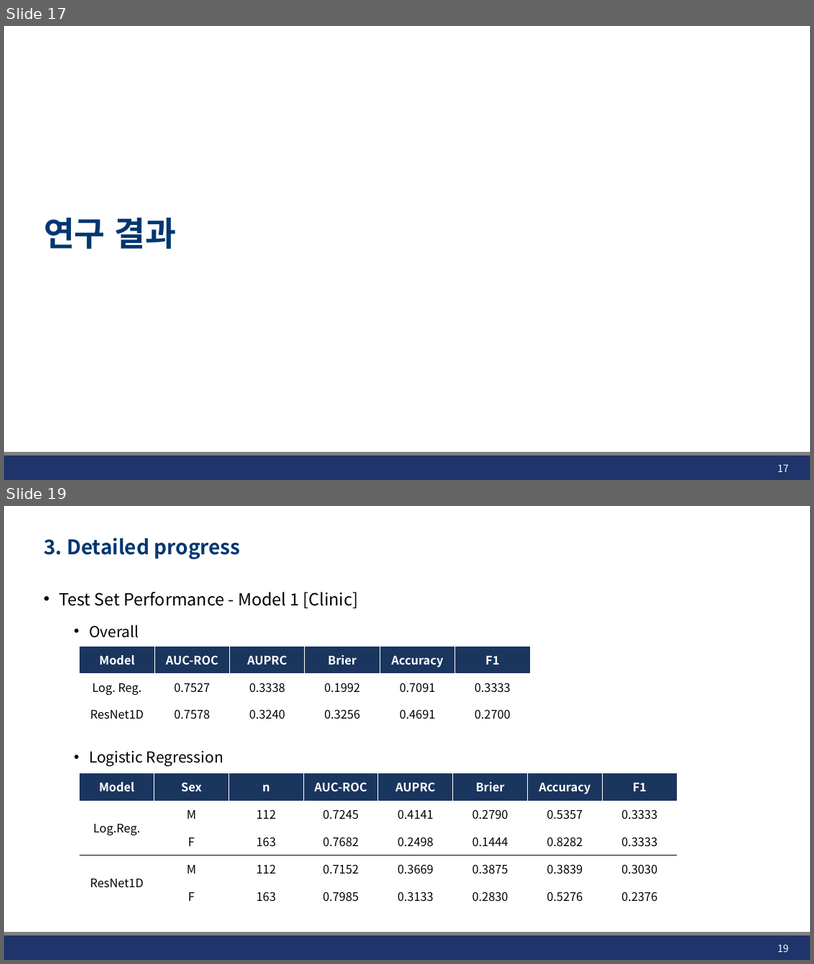
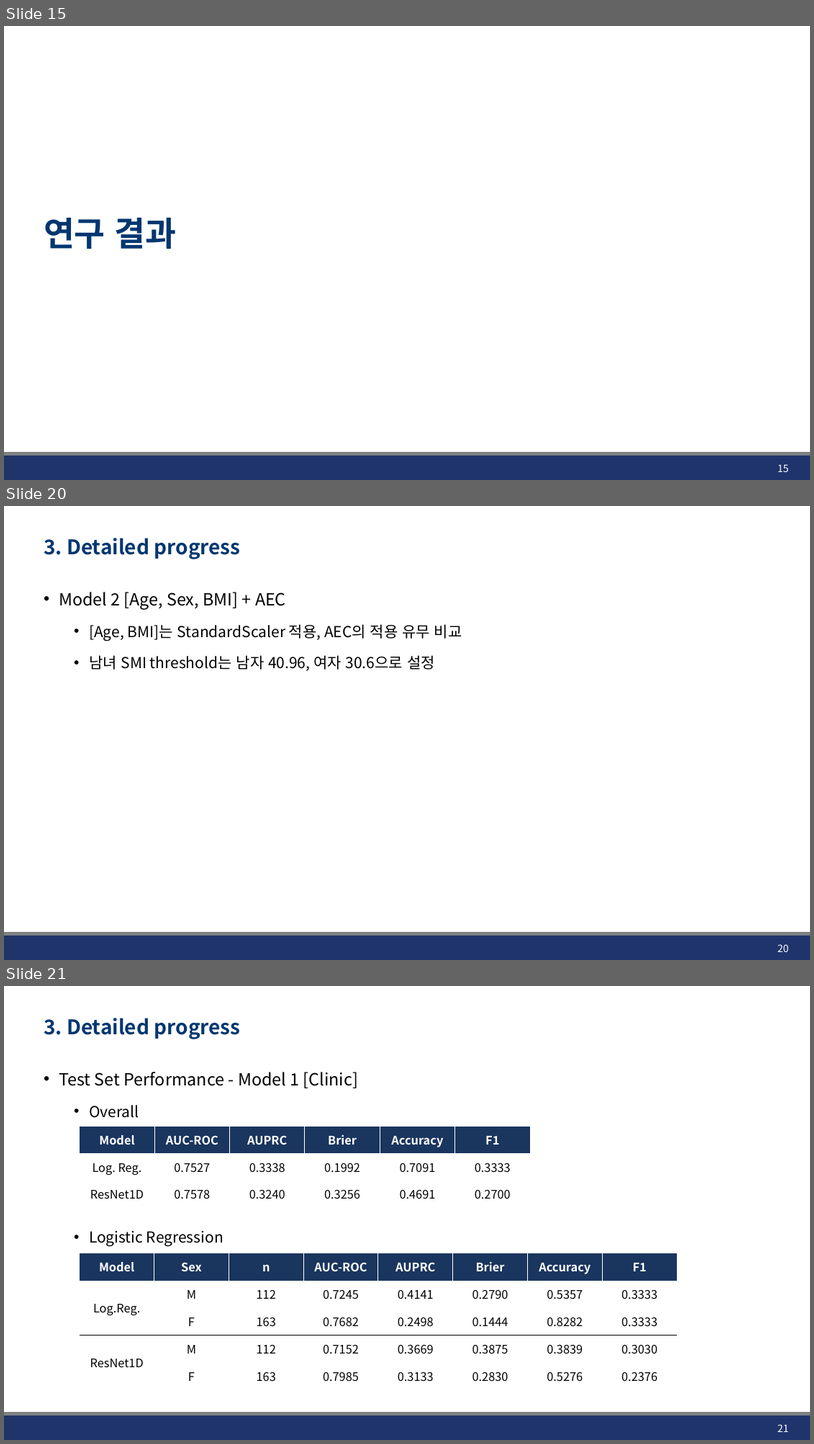
Before and after one commit to JHWannabe/2026-1_Study, a slide deck: 연구자료/260514_AEC_SMI_Analysis.pptx. Shown one above the other, each under a label of ours: slides 17 and 19 before the commit, slides 15, 20 and 21 after it; the slides between them are not shown. The pictures are 814x964 and 814x1444 pixels, drawn with LibreOffice and Linux fonts; fonts in the diff are those of the drawing; background and template pictures are left out. Boxes give left, top, right and bottom in pixels: in the first picture for what was removed or moved away, otherwise in the second. Text is boxed around its words. In the diff, an @@ line names an element or a change of style, - is before the commit and + after.

```diff
--- a/연구자료/260514_AEC_SMI_Analysis.pptx
+++ b/연구자료/260514_AEC_SMI_Analysis.pptx
@@ slide 20 added at (4, 506, 810, 960), background #FFFFFF; not listed: 2 template elements that a slide beside it also shows @@
@@ title added at (44, 538, 241, 559), 24 pt, text #023670, bold @@
+3. Detailed progress
@@ text added at (59, 592, 463, 671), 18 pt, text #000000 @@
+• Model 2 [Age, Sex, BMI] + AEC
+  • [Age, BMI]는 StandardScaler 적용, AEC의 적용 유무 비교
+  • 남녀 SMI threshold는 남자 40.96, 여자 30.6으로 설정
@@ page number added at (778, 944, 790, 952), 12 pt, text #FFFFFF @@
+20
@@ what was slide 17 is now slide 15 @@
@@ page number at (778, 464, 790, 472): text changed @@
-17
+15
@@ what was slide 19 is now slide 21 @@
@@ page number at (778, 1424, 790, 1432): text changed @@
-19
+21
```
Also in this commit, not shown: 3 slides changed, 3 other slides added, 2 slides removed, 1 other file.
